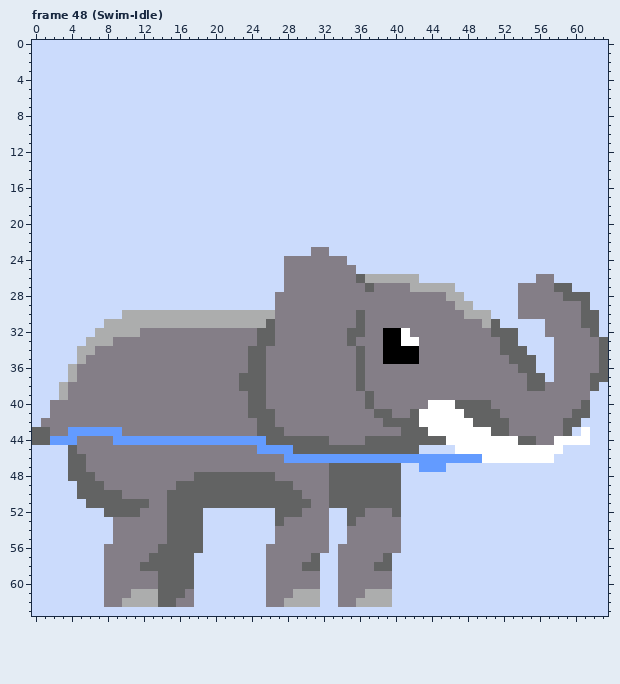
Two states of a pixel-art file, Aseprite files/Elephant.aseprite. The picture above is the old version.
64x64 pixels, 58 frames. Shown: frame 48 (Swim-Idle). The commit also changed other frames, which this record leaves out.
After:
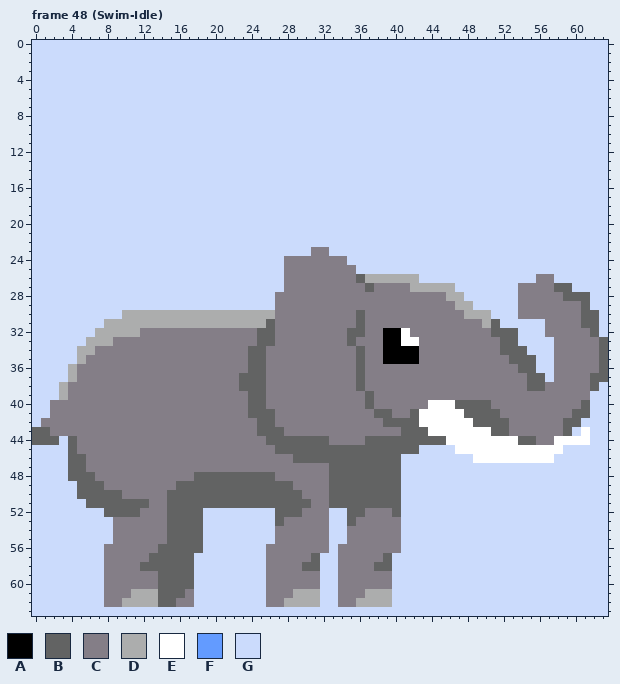
Palette (. is transparent): A #000000  B #626363  C #847e87  D #acadad  E #ffffff  F #639bff  G #cbdbfc
The edit:
{"where": "frame 48 (Swim-Idle), layer \"Particles & whatnot\""}
{"frame":48,"y":43,"x":4,"old":"FFFFFF","new":"CCCCCC"}
{"frame":48,"y":44,"x":2,"old":"FFF","new":"BGB"}
{"frame":48,"y":44,"x":9,"old":"FFFFFFFFFFFFFFFFF","new":"CCCCCCCCCCCCCCCCC"}
{"frame":48,"y":45,"x":25,"old":"FFFF","new":"CCBB"}
{"frame":48,"y":46,"x":28,"old":"FFFFFFFFFFFFFFFFFFFFFF","new":"CBBBBBBBBBBBBGGGGGGGGE"}
{"frame":48,"y":47,"x":43,"old":"FFF","new":"GGG"}
{"label":"changed","picture_box":[50,427,482,472]}
